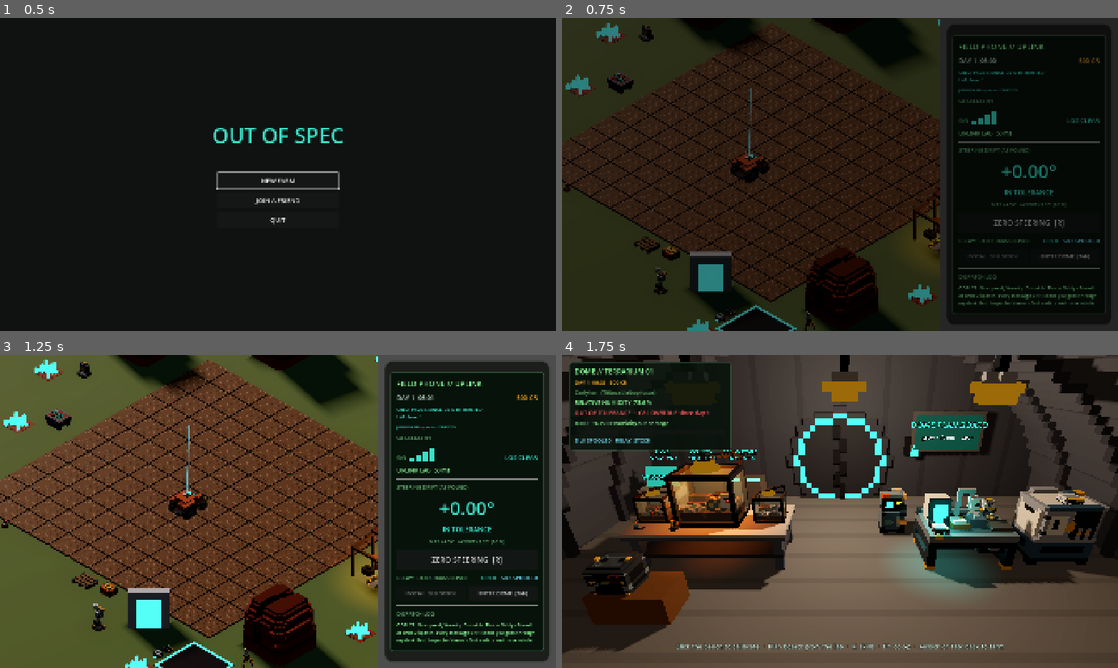
Above: before the commit, frames 1-4 (two rows, left to right).
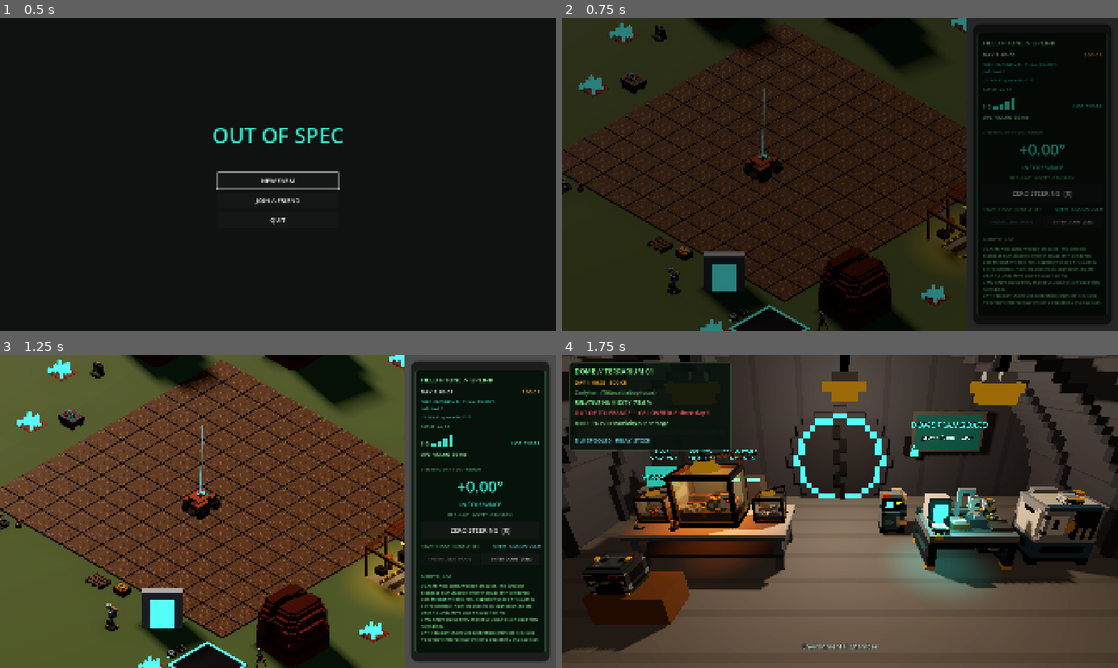
Above: after the commit, the same moments.

Repository: xlockeddown-glitch/out-of-spec
Game: Godot game, scene res://scenes/title_menu.tscn
Two runs of this game, one before a commit and one after it. Both use one fixed random seed, a clock stepped at 60 frames per second and the inputs below.
Inputs:
- Up to frame 1 (0.5 s): no input
- Up to frame 2 (0.75 s): click "NEW FARM" at 0.5 s
- Up to frame 3 (1.25 s): no input
- Up to frame 4 (1.75 s): click "ENTER DOME [Tab]" at 1.25 s

Frame 1 is identical in both runs. In frame 2, 21% of the frame differs, in the area x 0-98%, y 0-100%; in frame 3, 34%, in the area x 0-99%, y 0-100%; in frame 4, 0.6%.

Commit message:
Make the field phone a little smaller (one PHONE_SCALE of 0.85)
Width, fonts, fixed sizes, gaps and case margins follow FieldPhoneHUD.PHONE_SCALE.
The world view, hover hint and robots panel end where the phone begins.

Co-Authored-By: Claude Sonnet 5.5 <noreply@anthropic.com>

Diff:
--- a/scenes/basalt_tunnels.tscn
+++ b/scenes/basalt_tunnels.tscn
@@ -60,7 +60,7 @@
 
 [node name="WorldView" type="SubViewportContainer" parent="."]
 anchors_preset = -1
-anchor_right = 0.68
+anchor_right = 0.728
 anchor_bottom = 1.0
 grow_vertical = 2
 stretch = true
--- a/scenes/main_farm.tscn
+++ b/scenes/main_farm.tscn
@@ -183,7 +183,7 @@
 
 [node name="WorldView" type="SubViewportContainer" parent="." unique_id=777552688]
 anchors_preset = -1
-anchor_right = 0.68
+anchor_right = 0.728
 anchor_bottom = 1.0
 grow_vertical = 2
 stretch = true
@@ -769,7 +769,7 @@
 unique_name_in_owner = true
 anchors_preset = -1
 anchor_top = 1.0
-anchor_right = 0.68
+anchor_right = 0.728
 anchor_bottom = 1.0
 offset_left = 24.0
 offset_top = -64.0
--- a/scripts/ui/field_phone_hud.gd
+++ b/scripts/ui/field_phone_hud.gd
@@ -13,10 +13,18 @@
 ## An ACCEPT button on the job board (paid calibration jobs).
 signal accept_job_pressed(index: int)
 
+## How big the phone is, as a fraction of its original size. Fonts, fixed
+## sizes, margins and the width all follow this one number.
+const PHONE_SCALE: float = 0.85 # [PLACEHOLDER] Ryan: "a little too big"
+## The phone's width on the screen before PHONE_SCALE (0.32 of the screen).
+const BASE_WIDTH_FRACTION: float = 0.32
+## Where the phone starts, as a fraction of the screen width. The world view
+## and the panels beside the phone end here.
+const LEFT_ANCHOR: float = 1.0 - BASE_WIDTH_FRACTION * PHONE_SCALE
 const MAX_LOG_LINES: int = 8
 ## Tallest the job list grows before it scrolls, px.
-const JOBS_MAX_HEIGHT: float = 130.0 # [PLACEHOLDER] room for three offers
-## The dispatch log always keeps room for this many lines, px.
+const JOBS_MAX_HEIGHT: float = 130.0 # before PHONE_SCALE; [PLACEHOLDER] room for three offers
+## The dispatch log always keeps room for this many lines, px (before PHONE_SCALE).
 const LOG_MIN_HEIGHT: float = 80.0
 const COLOR_BAR_ON := DriftingSensor.COLOR_IN_BAND
 const COLOR_BAR_OFF := Color(0.14, 0.22, 0.2)
@@ -62,7 +70,19 @@
 @onready var _trade_button: Button = %TradeButton
 
 
+## A size in px at the phone's scale.
+static func scaled(base: float) -> float:
+	return roundf(base * PHONE_SCALE)
+
+
+## A font size at the phone's scale.
+static func scaled_font(base: int) -> int:
+	return roundi(base * PHONE_SCALE)
+
+
 func _ready() -> void:
+	anchor_left = LEFT_ANCHOR
+	_scale_scene_nodes(self)
 	_zero_button.pressed.connect(func() -> void: zero_steering_pressed.emit())
 	_slot_spool_button.pressed.connect(func() -> void: slot_spool_pressed.emit())
 	_dome_button.pressed.connect(func() -> void: enter_dome_pressed.emit())
@@ -70,18 +90,18 @@
 	_wheels_button = Button.new()
 	_wheels_button.name = "WheelServiceButton"
 	_wheels_button.focus_mode = Control.FOCUS_NONE
-	_wheels_button.custom_minimum_size = Vector2(0, 40)
-	_wheels_button.add_theme_font_size_override("font_size", 15)
+	_wheels_button.custom_minimum_size = Vector2(0, scaled(40.0))
+	_wheels_button.add_theme_font_size_override("font_size", scaled_font(15))
 	_wheels_button.pressed.connect(func() -> void: wheel_service_pressed.emit())
 	_bram_panel.add_child(_wheels_button)
 	_standards_box = VBoxContainer.new()
 	_standards_box.name = "StandardsBox"
 	_bram_panel.add_child(_standards_box)
 	_log_label.text = ""
-	_log_label.custom_minimum_size.y = LOG_MIN_HEIGHT
+	_log_label.custom_minimum_size.y = scaled(LOG_MIN_HEIGHT)
 	_credibility_label = Label.new()
 	_credibility_label.name = "CredibilityLabel"
-	_credibility_label.add_theme_font_size_override("font_size", 16)
+	_credibility_label.add_theme_font_size_override("font_size", scaled_font(16))
 	_credibility_label.add_theme_color_override("font_color", COLOR_OK)
 	# A long contract line wraps rather than widening the phone off the screen.
 	_credibility_label.autowrap_mode = TextServer.AUTOWRAP_WORD_SMART
@@ -112,6 +132,31 @@
 	_jobs_box.minimum_size_changed.connect(_fit_jobs_scroll)
 
 
+## Scales what the scene file sets by hand (written at the original size):
+## fonts, fixed sizes, gaps, the bezel inset and the case margins.
+func _scale_scene_nodes(node: Node) -> void:
+	if node is Control:
+		var control: Control = node
+		if control.has_theme_font_size_override("font_size"):
+			control.add_theme_font_size_override("font_size", scaled_font(control.get_theme_font_size("font_size")))
+		control.custom_minimum_size = Vector2(scaled(control.custom_minimum_size.x), scaled(control.custom_minimum_size.y))
+		if control.name == &"Bezel":
+			control.offset_left = scaled(control.offset_left)
+			control.offset_top = scaled(control.offset_top)
+			control.offset_right = -scaled(-control.offset_right)
+			control.offset_bottom = -scaled(-control.offset_bottom)
+		if control.has_theme_constant_override("separation"):
+			control.add_theme_constant_override("separation", roundi(scaled(control.get_theme_constant("separation"))))
+		if control.has_theme_stylebox_override("panel"):
+			# Copied first: the scene's style is shared by every phone.
+			var box: StyleBox = control.get_theme_stylebox("panel").duplicate()
+			for side: Side in [SIDE_LEFT, SIDE_TOP, SIDE_RIGHT, SIDE_BOTTOM]:
+				box.set_content_margin(side, scaled(box.get_content_margin(side)))
+			control.add_theme_stylebox_override("panel", box)
+	for child: Node in node.get_children():
+		_scale_scene_nodes(child)
+
+
 func configure(relay_name: String, mpe_deg: float, acceptance_ratio: float) -> void:
 	_relay_label.text = relay_name
 	_tolerance_label.text = "MPE ±%s°   ACCEPT ±%s° (%d %%)" % [
@@ -228,7 +273,7 @@
 			var label := Label.new()
 			label.text = note
 			label.autowrap_mode = TextServer.AUTOWRAP_WORD_SMART
-			label.add_theme_font_size_override("font_size", 14)
+			label.add_theme_font_size_override("font_size", scaled_font(14))
 			label.add_theme_color_override("font_color", Color(0.4, 0.7, 0.45))
 			_standards_box.add_child(label)
 		return
@@ -237,8 +282,8 @@
 		button.text = str(offer["text"])
 		button.disabled = bool(offer["disabled"])
 		button.focus_mode = Control.FOCUS_NONE
-		button.custom_minimum_size = Vector2(0, 40)
-		button.add_theme_font_size_override("font_size", 15)
+		button.custom_minimum_size = Vector2(0, scaled(40.0))
+		button.add_theme_font_size_override("font_size", scaled_font(15))
 		var id: String = str(offer["id"])
 		button.pressed.connect(func() -> void: buy_standard_pressed.emit(id))
 		_standards_box.add_child(button)
@@ -257,7 +302,7 @@
 		var label := Label.new()
 		label.text = "\n".join(lines)
 		label.autowrap_mode = TextServer.AUTOWRAP_WORD_SMART
-		label.add_theme_font_size_override("font_size", 14)
+		label.add_theme_font_size_override("font_size", scaled_font(14))
 		label.add_theme_color_override("font_color", COLOR_OK)
 		_jobs_box.add_child(label)
 	# Offers you can accept come first; `index` stays the board's own.
@@ -275,7 +320,7 @@
 		button.tooltip_text = str(offers[i].get("tooltip", ""))
 		button.focus_mode = Control.FOCUS_NONE
 		button.autowrap_mode = TextServer.AUTOWRAP_WORD_SMART
-		button.add_theme_font_size_override("font_size", 13)
+		button.add_theme_font_size_override("font_size", scaled_font(13))
 		var index: int = i
 		button.pressed.connect(func() -> void: accept_job_pressed.emit(index))
 		_jobs_box.add_child(button)
@@ -283,13 +328,13 @@
 
 ## As tall as the job list, up to JOBS_MAX_HEIGHT; it scrolls beyond that.
 func _fit_jobs_scroll() -> void:
-	_jobs_scroll.custom_minimum_size.y = minf(_jobs_box.get_combined_minimum_size().y, JOBS_MAX_HEIGHT)
+	_jobs_scroll.custom_minimum_size.y = minf(_jobs_box.get_combined_minimum_size().y, scaled(JOBS_MAX_HEIGHT))
 
 
 func hide_bram() -> void:
 	_bram_panel.visible = false
 	_jobs_scroll.visible = true
-	_log_label.custom_minimum_size.y = LOG_MIN_HEIGHT
+	_log_label.custom_minimum_size.y = scaled(LOG_MIN_HEIGHT)
 
 
 func push_log(line: String) -> void:
--- a/scripts/ui/robots_ui.gd
+++ b/scripts/ui/robots_ui.gd
@@ -4,7 +4,7 @@
 ## The order button is pressed twice.
 
 ## The phone fills the screen from this fraction of its width (field_phone_hud.tscn).
-const PHONE_LEFT_ANCHOR: float = 0.68
+const PHONE_LEFT_ANCHOR: float = FieldPhoneHUD.LEFT_ANCHOR
 const TEAL: Color = Color("38E1C6")
 const AMBER: Color = Color("F5A623")
 const TEXT: Color = Color(0.85, 0.95, 0.88)
--- a/tests/test_playtest_ui.gd
+++ b/tests/test_playtest_ui.gd
@@ -54,6 +54,23 @@
 	var ok: bool = is_equal_approx(center.anchor_right, RobotsUI.PHONE_LEFT_ANCHOR)
 	robots.free()
 	return "" if ok else "The robots panel must end where the phone begins."
+
+
+func test_the_phone_size_follows_its_one_scale() -> String:
+	var hud: FieldPhoneHUD = _hud()
+	var title: Label = hud.get_node("Bezel/Screen/Content/Title")
+	var problem: String = ""
+	if title.get_theme_font_size("font_size") != roundi(26.0 * FieldPhoneHUD.PHONE_SCALE):
+		problem = "The title font must be its original size times PHONE_SCALE."
+	elif not is_equal_approx(hud.anchor_left, FieldPhoneHUD.LEFT_ANCHOR):
+		problem = "The phone must start at LEFT_ANCHOR."
+	hud.free()
+	for path: String in ["res://scenes/main_farm.tscn", "res://scenes/basalt_tunnels.tscn"]:
+		var world: Control = (load(path) as PackedScene).instantiate().get_node("WorldView")
+		if not is_equal_approx(world.anchor_right, FieldPhoneHUD.LEFT_ANCHOR):
+			problem = "The world view in %s must end where the phone begins." % path
+		world.get_parent().free()
+	return problem
 
 
 func test_esc_opens_and_closes_the_pause_panel() -> String:
--- a/ui/field_phone_hud.tscn
+++ b/ui/field_phone_hud.tscn
@@ -36,7 +36,7 @@
 
 [node name="FieldPhoneHUD" type="Control"]
 layout_mode = 3
-anchor_left = 0.68
+anchor_left = 0.728
 anchor_right = 1.0
 anchor_bottom = 1.0
 grow_horizontal = 0
Not shown, changed: docs/decisions.md
